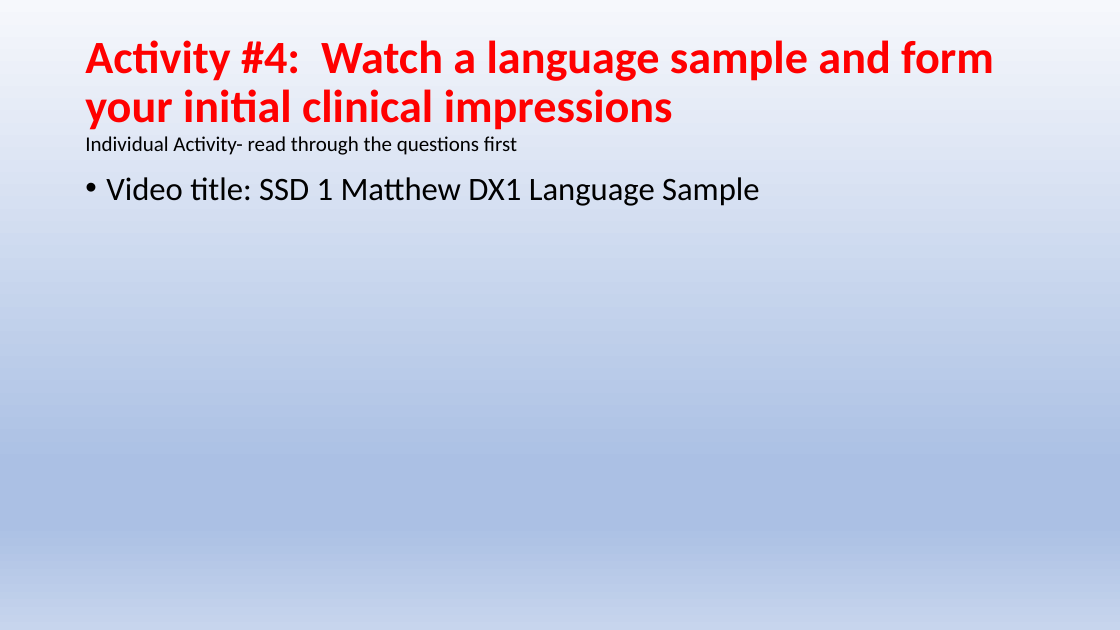
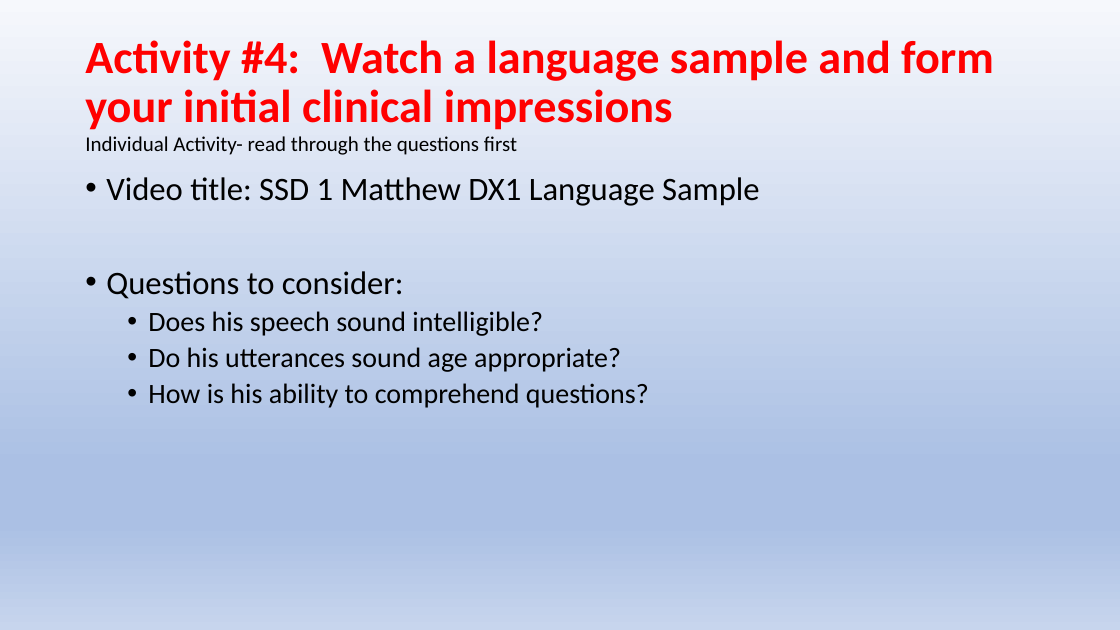
Before and after one commit to Jim-Wright90/cds431_sp22, a slide deck: slide 13 of slides/cds431_week2_2.pptx. Drawn at 1120x630 pixels with LibreOffice and Linux fonts; fonts in the diff are those of the drawing. Boxes give left, top, right and bottom in pixels: in the first picture for what was removed or moved away, otherwise in the second. Text is boxed around its words. In the diff, an @@ line names an element or a change of style, - is before the commit and + after.

```diff
--- a/slides/cds431_week2_2.pptx
+++ b/slides/cds431_week2_2.pptx
@@ text at [106, 271, 649, 408]: paragraphs added @@
+• Questions to consider:
+  • Does his speech sound intelligible?
+  • Do his utterances sound age appropriate?
+  • How is his ability to comprehend questions?
```
Also in this commit, not shown: 6 other files.
